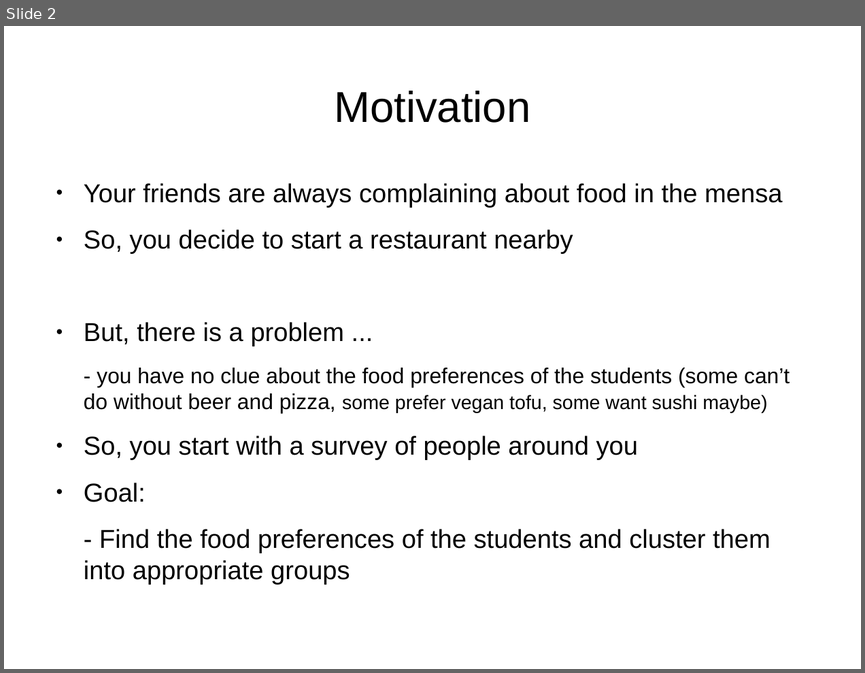
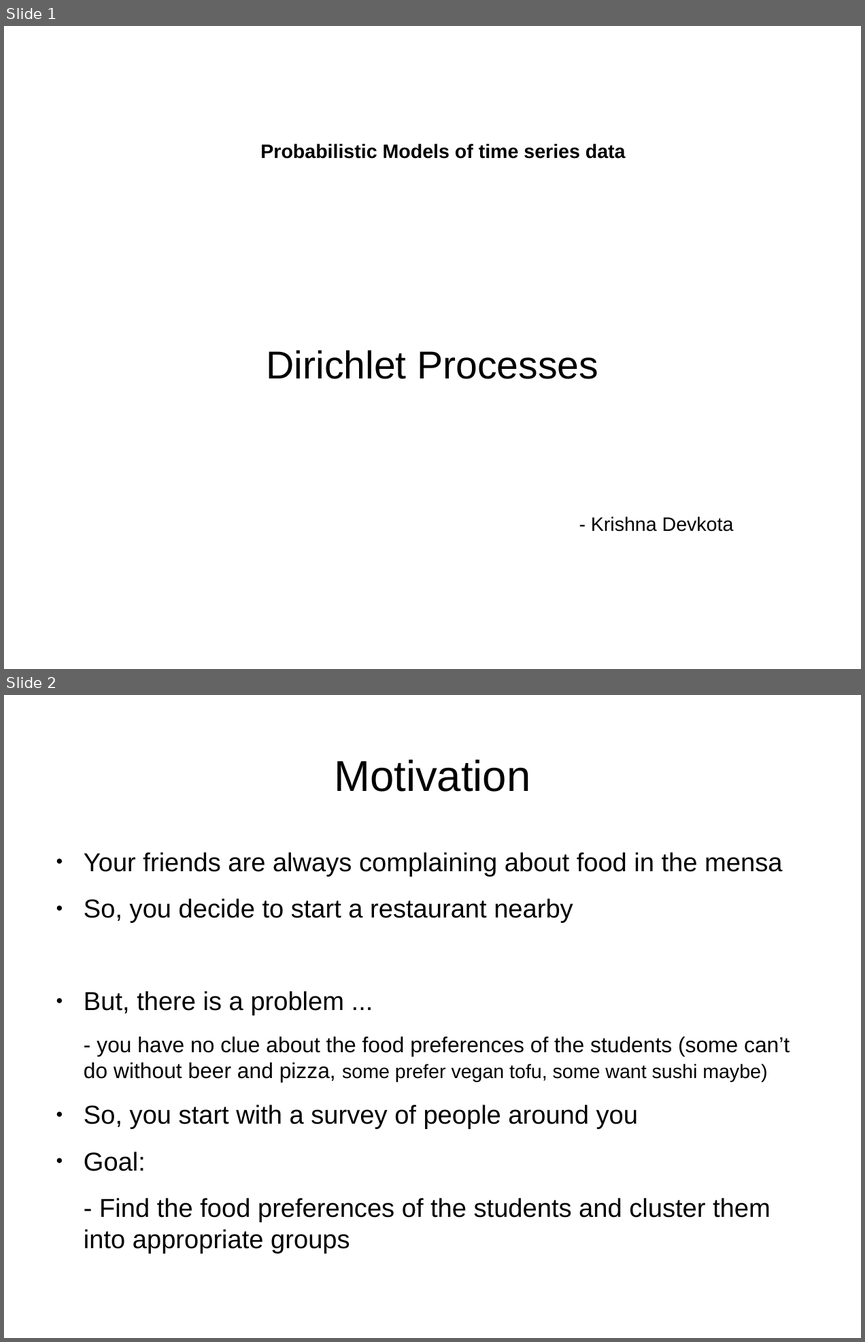
Before and after one commit to afcarl/Dirichlet_Processes, a slide deck: version_2.odp. Shown one above the other, each under a label of ours: slide 2 before the commit, slides 1 and 2 after it. The pictures are 865x673 and 865x1342 pixels, drawn with LibreOffice and Linux fonts; fonts in the diff are those of the drawing. Boxes give left, top, right and bottom in pixels: in the first picture for what was removed or moved away, otherwise in the second. Text is boxed around its words. In the diff, an @@ line names an element or a change of style, - is before the commit and + after.

```diff
--- a/version_2.odp
+++ b/version_2.odp
@@ slide 1 added at (x1=4, y1=26, x2=861, y2=669), background #FFFFFF @@
@@ text added at (x1=260, y1=144, x2=626, y2=159), 18 pt, text #000000, bold @@
+Probabilistic Models of time series data
@@ subtitle added at (x1=266, y1=350, x2=599, y2=379), 36 pt, text #000000 @@
+Dirichlet Processes
@@ text added at (x1=591, y1=516, x2=734, y2=531), 18 pt, text #000000 @@
+- Krishna Devkota
```
Also in this commit, not shown: 3 slides changed, 4 other slides added, 2 slides removed.
